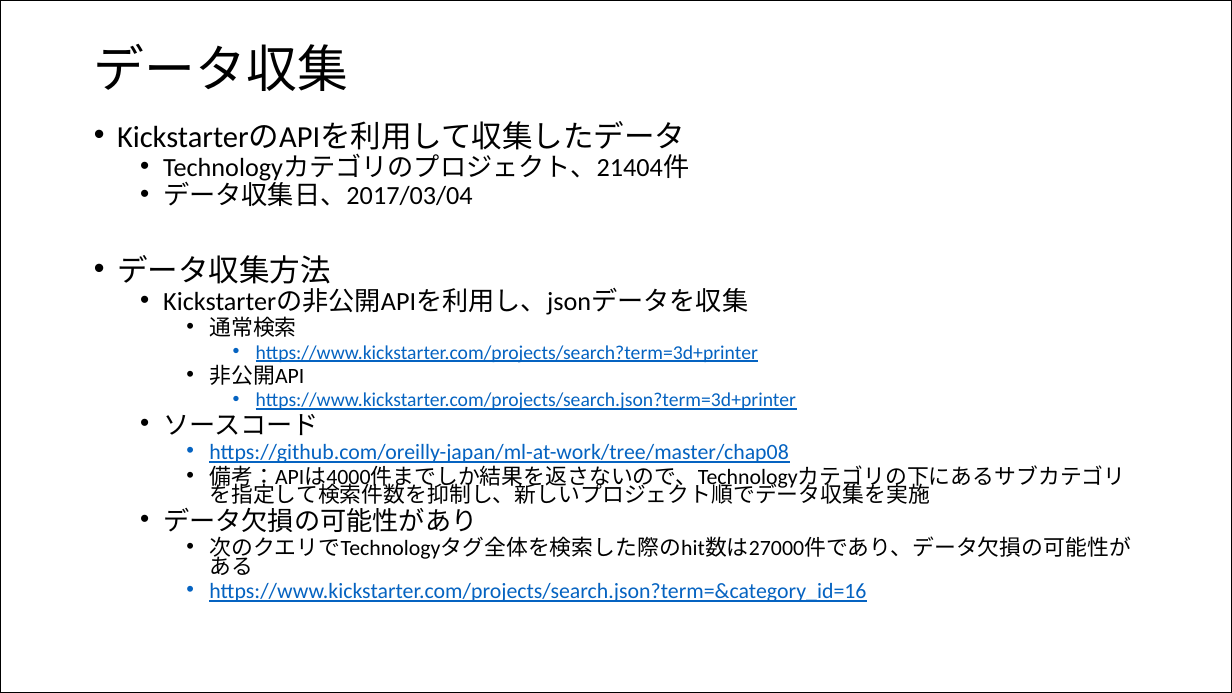
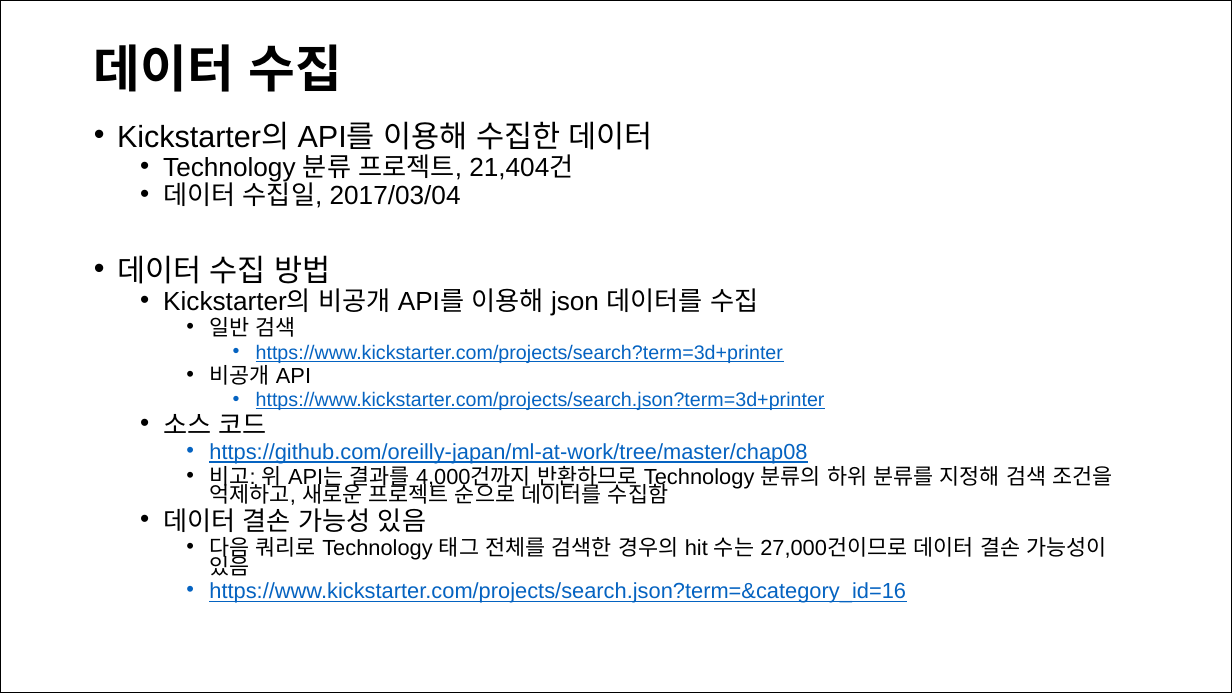
Before and after one commit to oreilly-japan/ml-at-work, a slide deck: slide 2 of chap09/kickstarter_slide.pptx. Drawn at 1232x693 pixels with LibreOffice and Linux fonts; fonts in the diff are those of the drawing. Boxes give left, top, right and bottom in pixels: in the first picture for what was removed or moved away, otherwise in the second. Text is boxed around its words. In the diff, an @@ line names an element or a change of style, - is before the commit and + after.

```diff
--- a/chap09/kickstarter_slide.pptx
+++ b/chap09/kickstarter_slide.pptx
@@ title at (94, 44, 342, 92): text changed; font Calibri to Arial; bold on @@
-データ収集
+데이터 수집
@@ text at (117, 121, 758, 337): text changed; font Calibri to Arial @@
-• KickstarterのAPIを利用して収集したデータ
-  • Technologyカテゴリのプロジェクト、21404件
-  • データ収集日、2017/03/04
-• データ収集方法
-  • Kickstarterの非公開APIを利用し、jsonデータを収集
-    • 通常検索
+• Kickstarter의 API를 이용해 수집한 데이터
+  • Technology 분류 프로젝트, 21,404건
+  • 데이터 수집일, 2017/03/04
+• 데이터 수집 방법
+  • Kickstarter의 비공개 API를 이용해 json 데이터를 수집
+    • 일반 검색
@@ text at (209, 344, 906, 603): font Calibri to Arial in "https://www.kickstarter.com/projects/search?term=3d+printer", "https://www.kickstarter.com/projects/search.json?term=3d+pri ...", "https://github.com/oreilly-japan/ml-at-work/tree/master/chap ...", "https://www.kickstarter.com/projects/search.json?term=&categ ..." @@
@@ text at (209, 361, 311, 385): text changed; font Calibri to Arial @@
-    • 非公開API
+    • 비공개 API
@@ text at (163, 408, 267, 433): text changed; font Calibri to Arial @@
-  • ソースコード
+  • 소스 코드
@@ text at (163, 462, 1113, 576): text changed; font Calibri to Arial @@
-    • 備考：APIは4000件までしか結果を返さないので、Technologyカテゴリの下にあるサブカテゴリを指定して検索件数を抑制し、新しいプロジェクト順でデータ収集を実施
-  • データ欠損の可能性があり
-    • 次のクエリでTechnologyタグ全体を検索した際のhit数は27000件であり、データ欠損の可能性がある
+    • 비고: 위 API는 결과를 4,000건까지 반환하므로 Technology 분류의 하위 분류를 지정해 검색 조건을 억제하고, 새로운 프로젝트 순으로 데이터를 수집함
+  • 데이터 결손 가능성 있음
+    • 다음 쿼리로 Technology 태그 전체를 검색한 경우의 hit 수는 27,000건이므로 데이터 결손 가능성이 있음
```
Also in this commit, not shown: 8 other slides changed, 10 other files.
